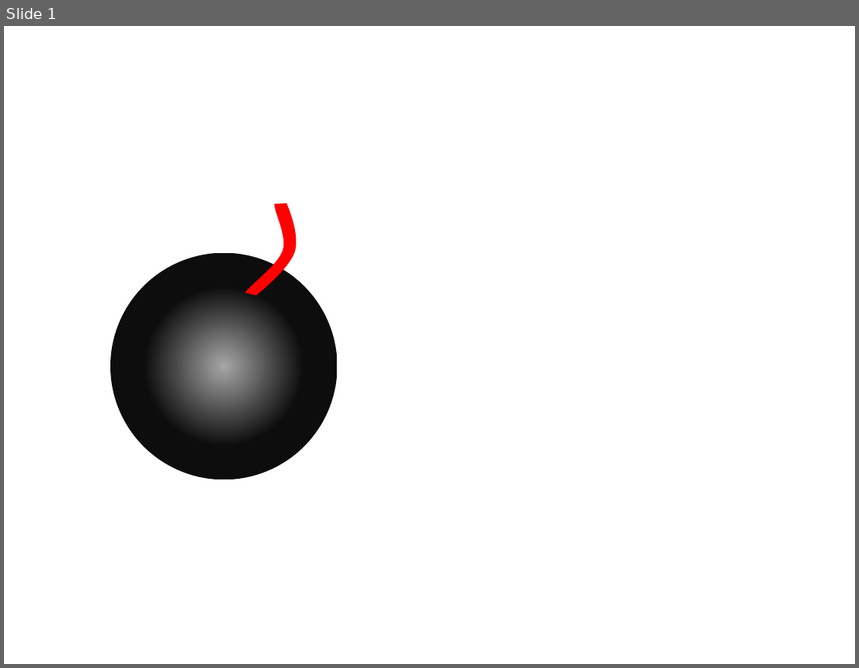
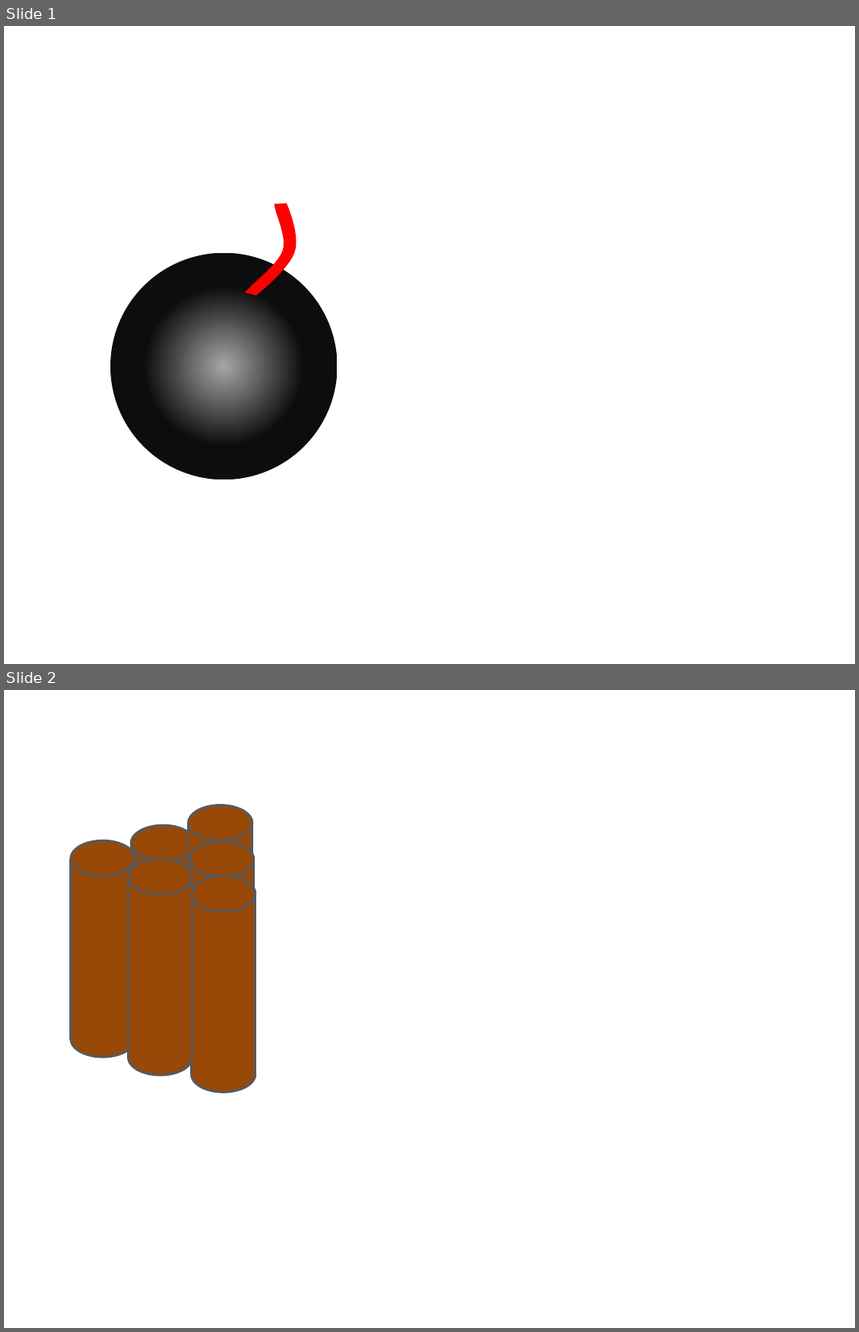
Before and after one commit to dermeister0/Bombardier, a slide deck: Art/Bombardier.pptx. Shown one above the other, each under a label of ours: slide 1 before the commit, slides 1 and 2 after it. The pictures are 859x668 and 859x1332 pixels, drawn with LibreOffice and Linux fonts; fonts in the diff are those of the drawing. Boxes give left, top, right and bottom in pixels: in the first picture for what was removed or moved away, otherwise in the second. Text is boxed around its words. In the diff, an @@ line names an element or a change of style, - is before the commit and + after.

```diff
--- a/Art/Bombardier.pptx
+++ b/Art/Bombardier.pptx
@@ slide 2 added at box(4, 690, 855, 1328), background #FFFFFF @@
@@ group added at box(189, 805, 253, 1022): 2 ellipses, 2 lines, 1 rectangle @@
@@ group added at box(131, 825, 195, 1043): 2 ellipses, 2 lines, 1 rectangle @@
@@ group added at box(71, 840, 135, 1058): 2 ellipses, 2 lines, 1 rectangle @@
@@ group added at box(189, 841, 253, 1059): 2 ellipses, 2 lines, 1 rectangle @@
@@ group added at box(129, 859, 192, 1075): 2 ellipses, 2 lines, 1 rectangle @@
@@ group added at box(191, 875, 255, 1093): 2 ellipses, 2 lines, 1 rectangle @@
```
Also in this commit, not shown: 5 other files.
